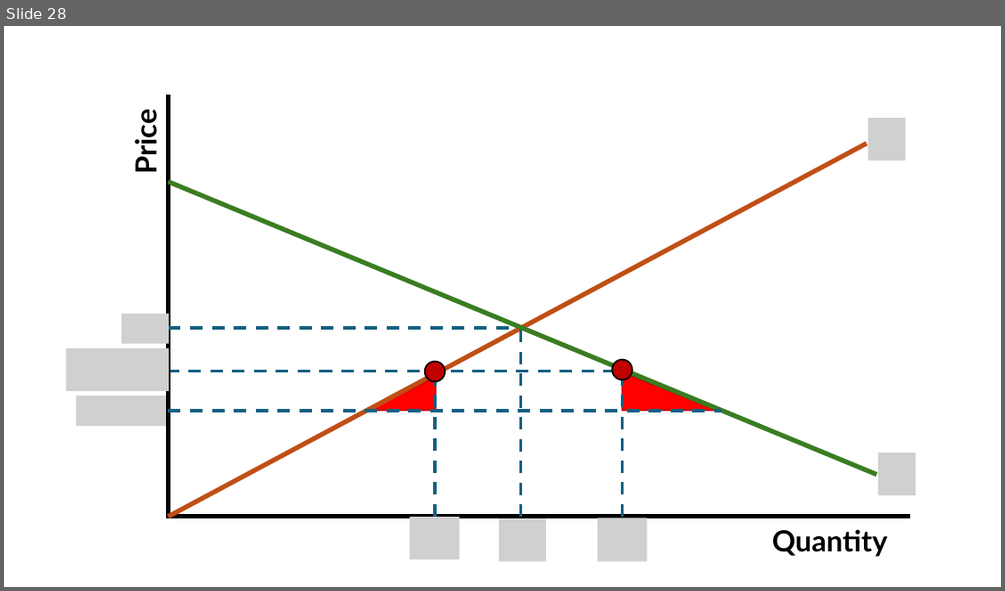
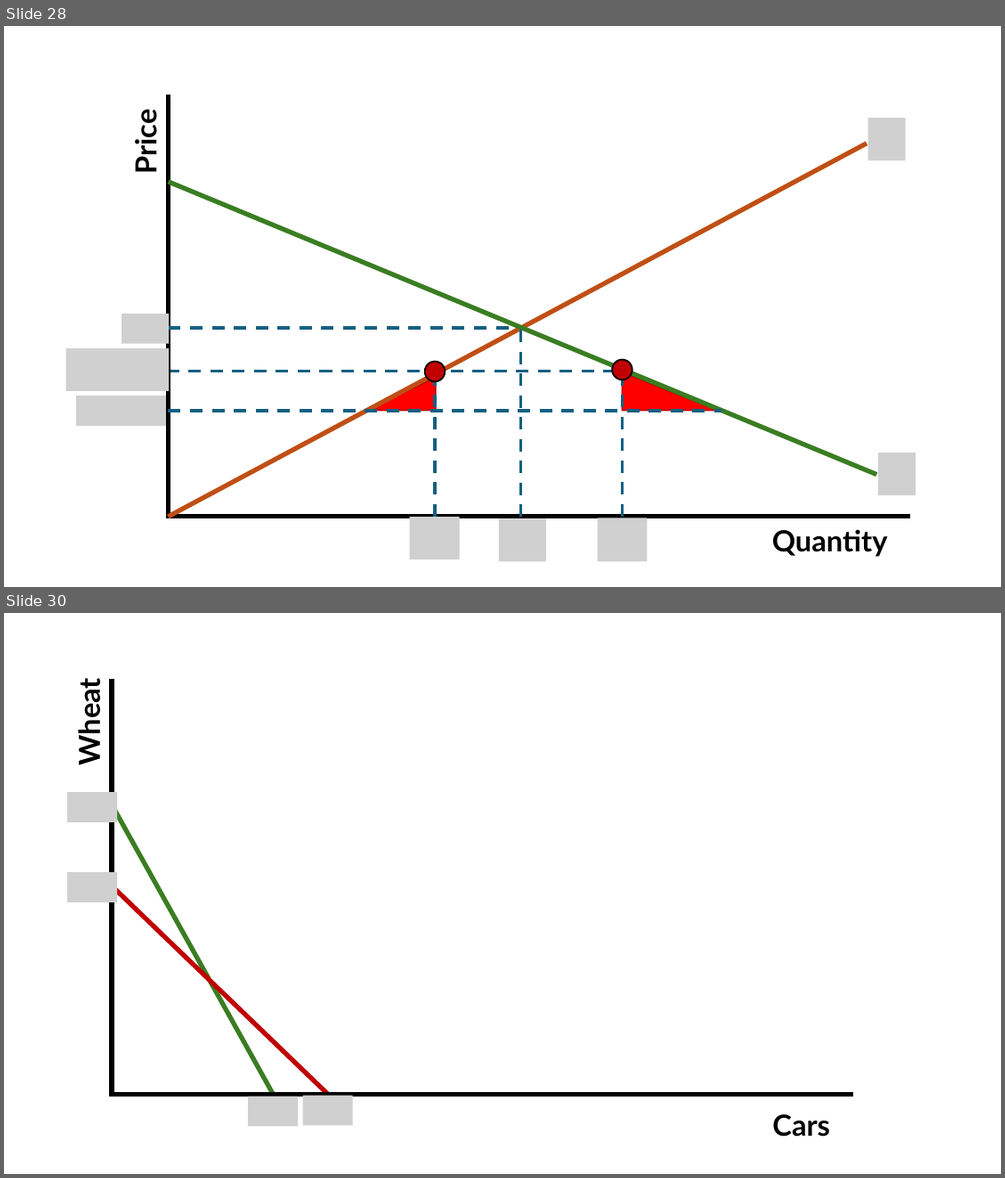
Before and after one commit to jrojas1003/EC-390-Development-Econ, a slide deck: Lectures/graph-maker-pp.pptx. Shown one above the other, each under a label of ours: slide 28 before the commit, slides 28 and 30 after it; the slides between them are not shown. The pictures are 1005x591 and 1005x1178 pixels, drawn with LibreOffice and Linux fonts; fonts in the diff are those of the drawing; grey boxes stand for pictures. Boxes give left, top, right and bottom in pixels: in the first picture for what was removed or moved away, otherwise in the second. Text is boxed around its words. In the diff, an @@ line names an element or a change of style, - is before the commit and + after.

```diff
--- a/Lectures/graph-maker-pp.pptx
+++ b/Lectures/graph-maker-pp.pptx
@@ slide 30 added at (x1=4, y1=613, x2=1001, y2=1174), background #FFFFFF @@
@@ text added at (x1=72, y1=686, x2=106, y2=763), 28 pt, text #000000, bold @@
+Wheat
@@ line added from (112, 679) to (112, 1096), #000000 4.5 pt @@
@@ picture added at (x1=67, y1=793, x2=118, y2=822) @@
@@ line added from (113, 807) to (273, 1094), #3B7D23 4.5 pt @@
@@ picture added at (x1=67, y1=873, x2=118, y2=902) @@
@@ line added from (113, 887) to (328, 1094), #C00000 4.5 pt @@
@@ line added from (853, 1094) to (110, 1094), #000000 4.5 pt @@
@@ picture added at (x1=248, y1=1096, x2=298, y2=1126) @@
@@ picture added at (x1=303, y1=1095, x2=353, y2=1126) @@
@@ text added at (x1=772, y1=1114, x2=830, y2=1136), 28 pt, text #000000, bold @@
+Cars
```
Also in this commit, not shown: 1 other slide added.
